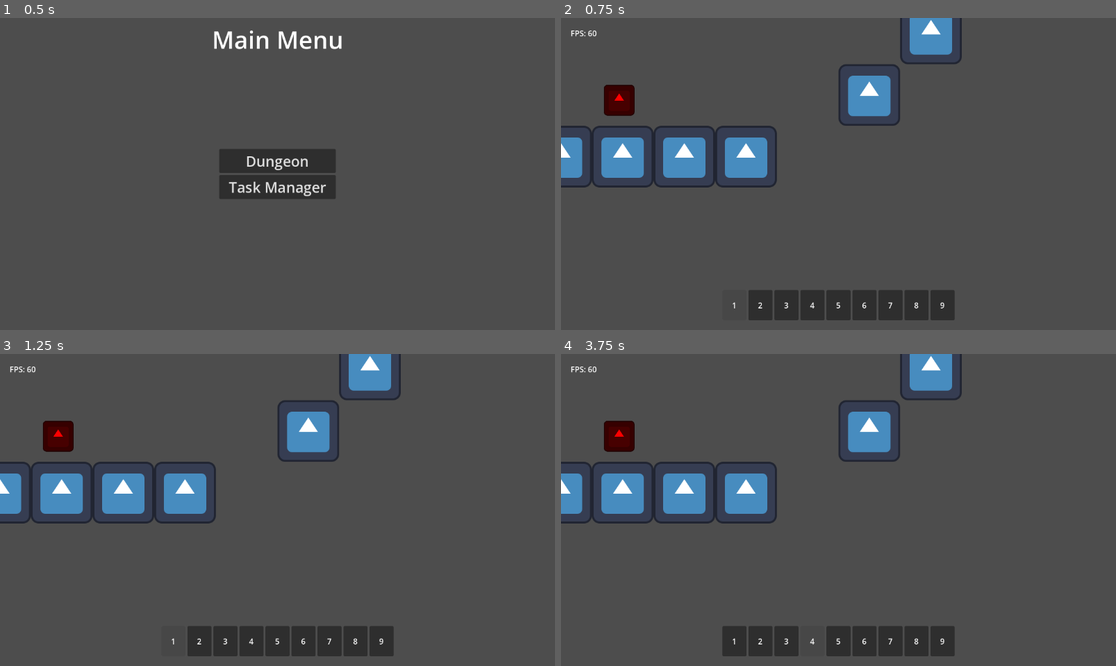
Above: before the commit, frames 1-4 (two rows, left to right).
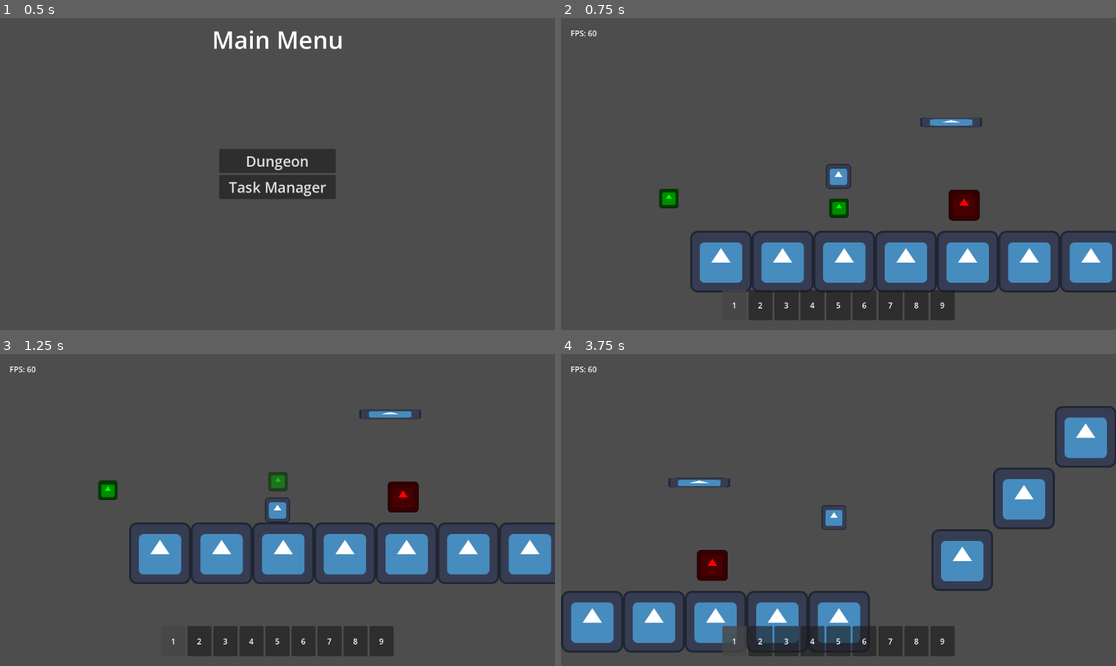
Above: after the commit, the same moments.

Repository: TheHumanMRP/RPG-Life-Tracker
Game: Godot game, scene res://Folders/Systems/Main/Scenes/main_scene.tscn
The game is run twice, just before and just after one commit, with the same random seed, the same clock (stepped at 60 frames per second) and the same inputs. The engine's default icon, where the game draws it, is replaced by a stand-in: a white triangle on a blue panel in a dark square.
Inputs (mouse positions are in pixels of both pictures, inside the frame that each line leads up to):
- Up to frame 1 (0.5 s): no input
- Up to frame 2 (0.75 s): click "Dungeon" at 0.5 s
- Up to frame 3 (1.25 s): no input
- Up to frame 4 (3.75 s): move the mouse to (733, 641) at 1.27 s; hold D (move_right) 1.28-2.78 s; tap E (equip_item) at 1.35, 2.3, 2.85, 3.6 s; click (733, 641) at 1.42 s; tap Space (jump) at 1.52, 2.27 s; move the mouse to (760, 641) at 2.02 s; tap T (add_test_sword) at 2.1 s; click (760, 641) at 2.17 s; move the mouse to (788, 641) at 2.77 s; hold A (move_left) 2.78-3.53 s; click (788, 641) at 2.92 s; move the mouse to (810, 641) at 3.52 s; hold D (move_right) from 3.53 s (still down); click (810, 641) at 3.67 s

Frame 1 is identical in both runs. In frame 2, 17% of the frame differs, in the area x 0-100%, y 0-88%; in frame 3, 17%; in frame 4, 19%, in the area x 0-100%, y 0-97%.
Error before the commit: Parse Error: Could not parse global class "EquipmentManager" from "res://Folders/Components/Equipment_Manager/equipment_manager.gd". (res://Folders/Systems/Pla…
Error after the commit: Invalid access to property or key 'EMPTY_HOTBAR_SLOT' on a base object of type 'Node (Consts)'. (res://Folders/Systems/Inventory_System/Scripts/Hotbar/hotbar_s…

Commit message:
Auto commit at 2026-08-23 00:35:38

Diff:
--- a/Folders/Components/Equipment_Manager/equipment_manager.gd
+++ b/Folders/Components/Equipment_Manager/equipment_manager.gd
@@ -18,7 +18,8 @@
 
 
 func equip(item_id: int) -> void:
-	if item_id == Constants.EMPTY_HOTBAR_SLOT
+	if item_id == Constants.EMPTY_HOTBAR_SLOT:
+		return
 
 	var new_item: ItemEntry = get_item_entry(item_id)
 
--- a/Folders/Systems/Globals/constants.gd
+++ b/Folders/Systems/Globals/constants.gd
@@ -3,7 +3,6 @@
 
 # Hotbar
 const NUMBER_OF_HOTBAR_SLOTS: int = 9
-const EMPTY_HOTBAR_SLOT: int = -1
 
 const UNSELECTED_HOTBAR_SLOT_OPACITY: float = 0.0
 const SELECTED_HOTBAR_SLOT_OPACITY: float = 0.5
@@ -19,7 +18,9 @@
 
 # PLayer
 const PLAYER_INVENTORY_NAME: String = "player"
-const EMPTY_EQUIPMENT_SLOT: int = -1
+
+# Items
+const NO_ITEM = -1
 
 # Saving and loading
 const DEV_SAVE_PATH := "user://dev/save_data.tres"
